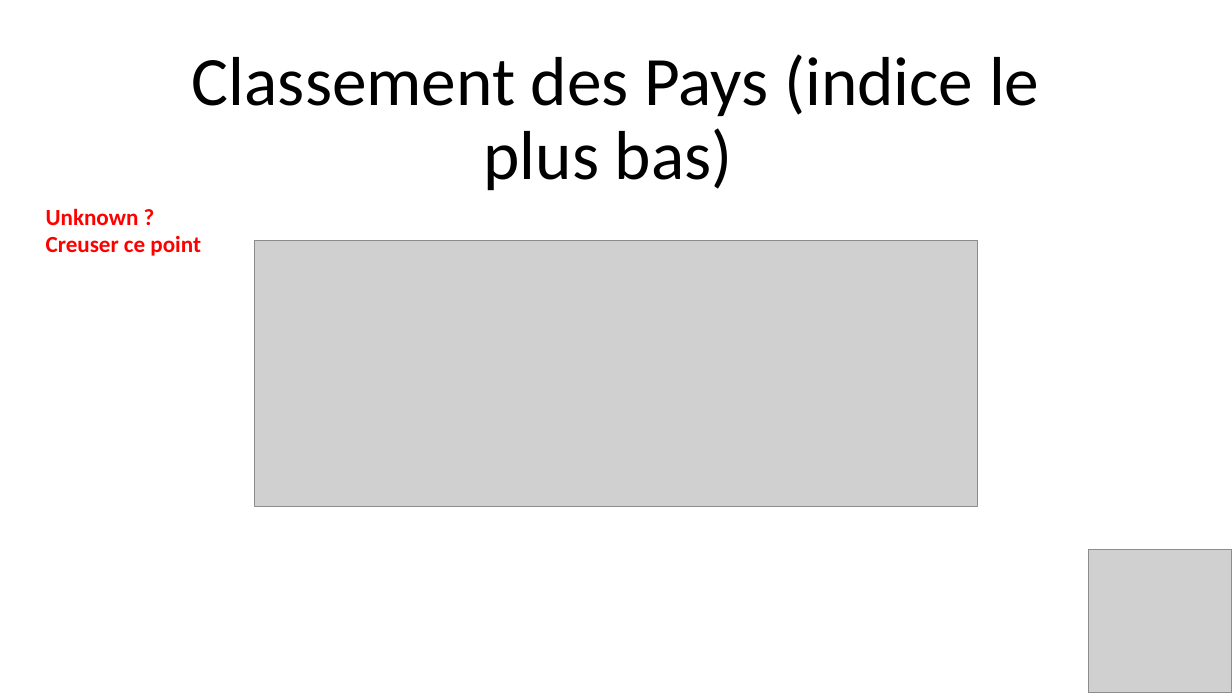
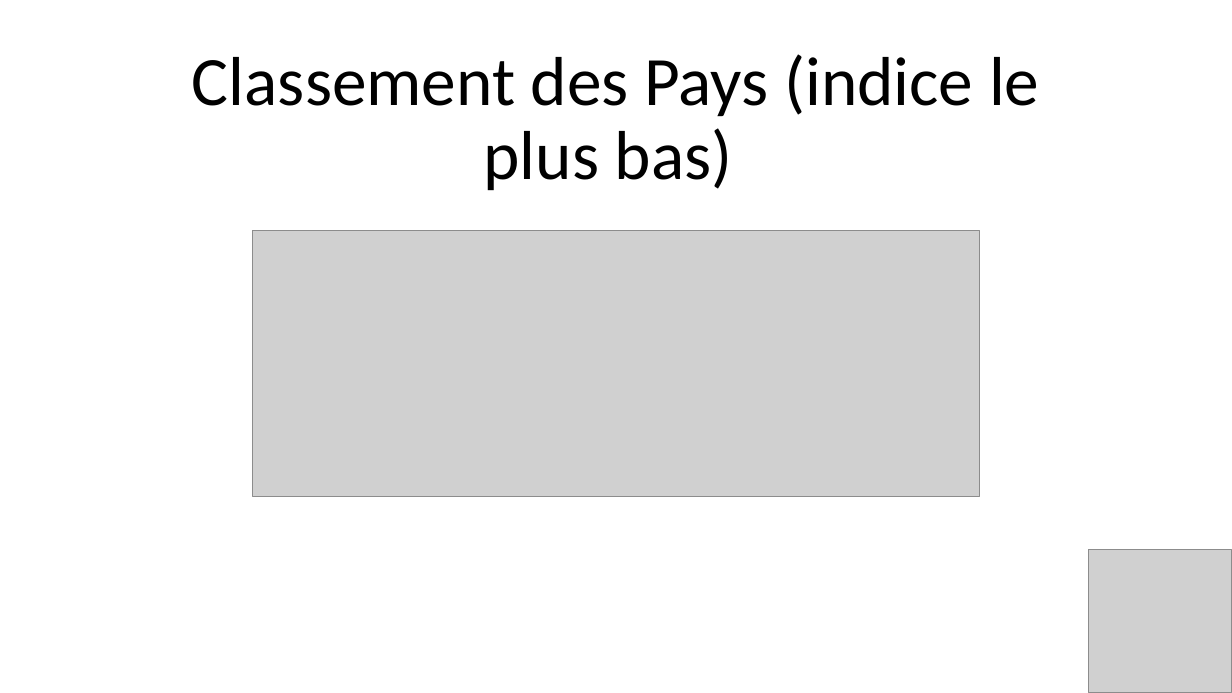
Before and after one commit to Julien-paulet/Projet_7, a slide deck: slide 10 of Présentation.pptx. Drawn at 1232x693 pixels with LibreOffice and Linux fonts; fonts in the diff are those of the drawing; grey boxes stand for pictures. Boxes give left, top, right and bottom in pixels: in the first picture for what was removed or moved away, otherwise in the second. Text is boxed around its words. In the diff, an @@ line names an element or a change of style, - is before the commit and + after.

```diff
--- a/Présentation.pptx
+++ b/Présentation.pptx
@@ text removed at [46, 208, 201, 256] @@
-Unknown ?
-Creuser ce point
@@ picture: place and size @@
-picture at [255, 240, 978, 506]
+picture at [253, 230, 980, 497]
```
Also in this commit, not shown: 13 other slides changed, 11 slides added, 2 slides removed, 3 other files.
